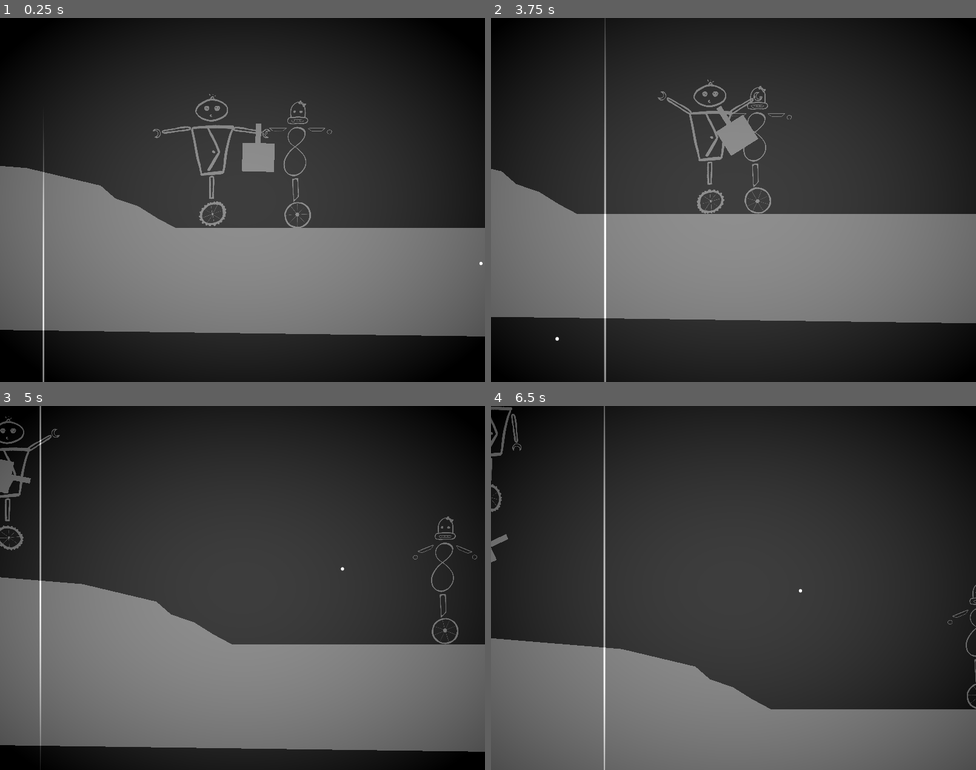
Above: before the commit, frames 1-4 (two rows, left to right).
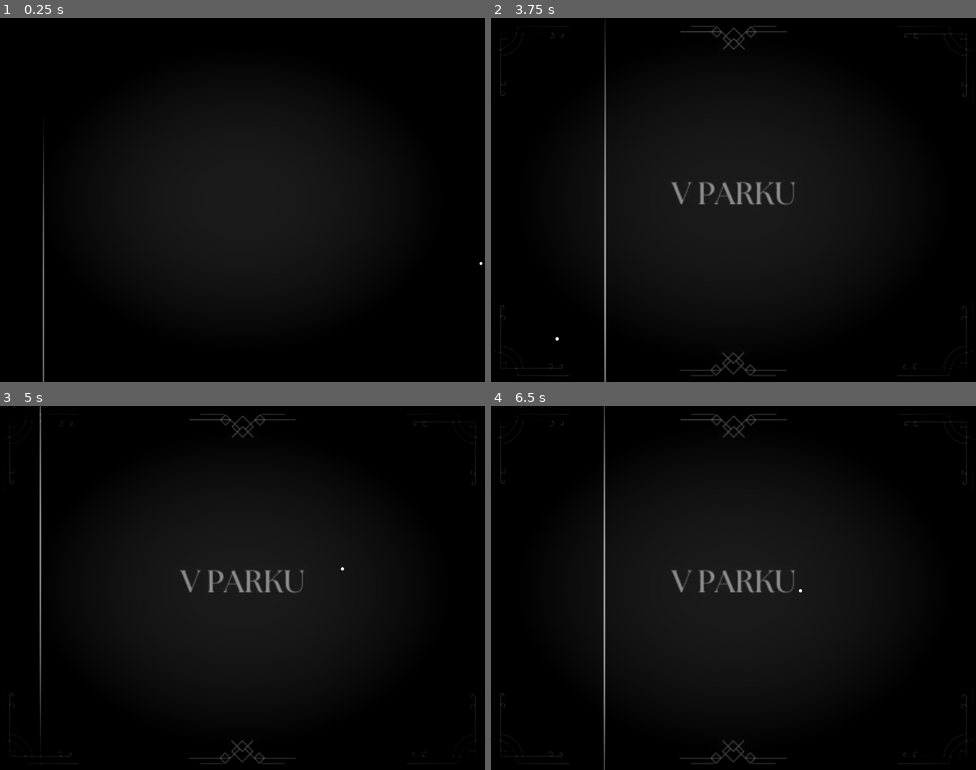
Above: after the commit, the same moments.

Repository: tombuben/KrehkeRobotickeSpoje
Game: Godot game, scene res://main_menu.tscn
Two runs of this game, one before a commit and one after it. Both use one fixed random seed, a clock stepped at 60 frames per second and the inputs below. Before the commit the project starts from res://level_1.tscn. Video files are missing from this copy of the repository; at most half a second of black plays in their place.
Inputs:
- Up to frame 1 (0.25 s): no input
- Up to frame 2 (3.75 s): hold D (Player1Right) 0.53-1.28 s; tap one key every 0.75 s from 0.6 s: K (Player2Down) J (Player2Left) L (Player2Right) I (Player2Up); hold S (Player1Down) 1.28-2.03 s; hold D (Player1Right) 2.03-2.78 s; hold W (Player1Up) 2.78-3.53 s; hold A (Player1Left) from 3.53 s (still down); hold C (SwitchCamera) from 3.53 s (still down)
- Up to frame 3 (5 s): keep holding A (Player1Left); release C (SwitchCamera) at 4.28 s; tap K (Player2Down) at 4.35 s
- Up to frame 4 (6.5 s): release A (Player1Left) at 5.03 s; hold S (Player1Down) 5.03-5.78 s; tap J (Player2Left) at 5.1 s; hold D (Player1Right) from 5.78 s (still down); tap L (Player2Right) at 5.85 s

The runs differ from the first frame. In frame 1, 80% of the frame differs, in the area x 0-100%, y 1-100%; in frame 2, 85%; in frame 3, 86%; in frame 4, 91%, in the area x 0-100%, y 0-100%.
Error before the commit: Parse Error: Expected identifier after "." for attribute access. (res://CameraSwitcher.gd:12)

Commit message:
main menu

Diff:
--- a/CameraSwitcher.gd
+++ b/CameraSwitcher.gd
@@ -9,7 +9,6 @@
 
 # Called when the node enters the scene tree for the first time.
 func _ready():
-	storyboardCamera.
 	pass # Replace with function body.
 
 func _input(event):
--- a/level_1.tscn
+++ b/level_1.tscn
@@ -10,6 +10,7 @@
 [ext_resource type="Script" path="res://CameraSwitcher.gd" id="6_ahpbm"]
 [ext_resource type="Texture2D" uid="uid://bmkvdjqy6w6c5" path="res://art/storyboard/park/park_uvod.jpg" id="7_m0xvp"]
 [ext_resource type="Script" path="res://GoalTarget.gd" id="8_bgc1y"]
+[ext_resource type="Script" path="res://storyboardCamera.gd" id="9_mx74c"]
 
 [sub_resource type="ShaderMaterial" id="ShaderMaterial_fugcv"]
 shader = ExtResource("3_fspt7")
@@ -118,6 +119,7 @@
 zoom = Vector2(1.75, 1.75)
 position_smoothing_enabled = true
 position_smoothing_speed = 10.0
+script = ExtResource("9_mx74c")
 
 [node name="Storyboard" type="Node2D" parent="."]
 
--- /dev/null
+++ b/main_menu.gd
@@ -0,0 +1,14 @@
+extends Node2D
+
+
+# Called when the node enters the scene tree for the first time.
+func _ready():
+	pass # Replace with function body.
+
+
+# Called every frame. 'delta' is the elapsed time since the previous frame.
+func _process(delta):
+	pass
+
+func _input(event):
+	get_tree().change_scene_to_file("res://level_1.tscn")
--- /dev/null
+++ b/main_menu.tscn
@@ -0,0 +1,32 @@
+[gd_scene load_steps=5 format=3 uid="uid://bu6wntkvdjhkj"]
+
+[ext_resource type="Script" path="res://main_menu.gd" id="1_3x3s8"]
+[ext_resource type="VideoStream" path="res://art/videa/main_menu.ogv" id="1_n6q28"]
+[ext_resource type="Shader" path="res://old_movie.gdshader" id="2_7cugw"]
+
+[sub_resource type="ShaderMaterial" id="ShaderMaterial_5lxxv"]
+shader = ExtResource("2_7cugw")
+shader_parameter/projector_power = 0.497
+shader_parameter/vignette_param = 2.0
+
+[node name="MainMenu" type="Node2D"]
+script = ExtResource("1_3x3s8")
+
+[node name="VideoStreamPlayer" type="VideoStreamPlayer" parent="."]
+custom_minimum_size = Vector2(800, 600)
+offset_right = 40.0
+offset_bottom = 40.0
+stream = ExtResource("1_n6q28")
+autoplay = true
+expand = true
+loop = true
+
+[node name="CanvasLayer" type="CanvasLayer" parent="."]
+
+[node name="ColorRect" type="ColorRect" parent="CanvasLayer"]
+material = SubResource("ShaderMaterial_5lxxv")
+anchors_preset = 15
+anchor_right = 1.0
+anchor_bottom = 1.0
+grow_horizontal = 2
+grow_vertical = 2
--- a/project.godot
+++ b/project.godot
@@ -11,7 +11,7 @@
 [application]
 
 config/name="Krehke Roboticke Spoje"
-run/main_scene="res://level_1.tscn"
+run/main_scene="res://main_menu.tscn"
 config/features=PackedStringArray("4.2", "GL Compatibility")
 config/icon="res://icon.svg"
 
Not shown: 1 places in level_1.tscn that only renumber resources
